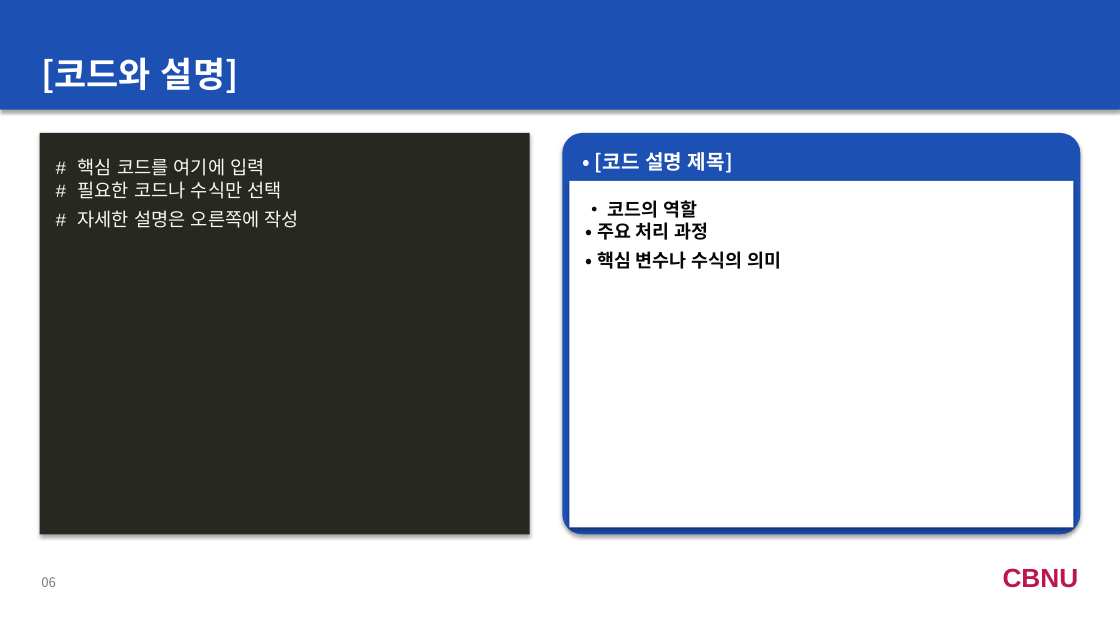
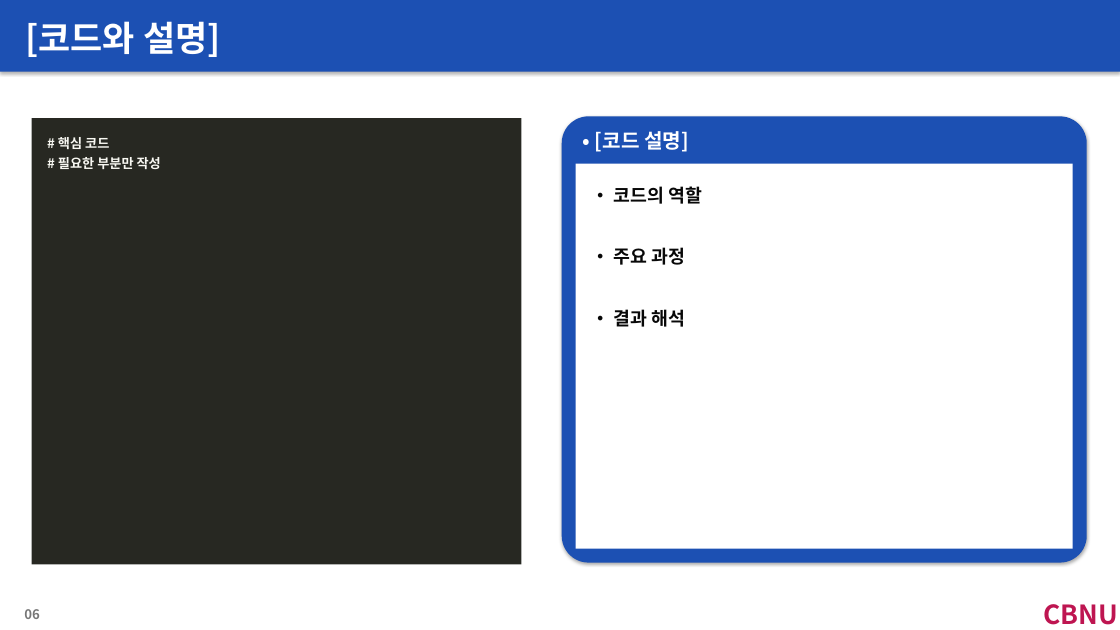
Before and after one commit to Minjea31/ppt_workspace, a slide deck: slide 6 of templet/base.pptx. Drawn at 1120x630 pixels with LibreOffice and Linux fonts; fonts in the diff are those of the drawing. Boxes give left, top, right and bottom in pixels: in the first picture for what was removed or moved away, otherwise in the second. Text is boxed around its words. In the diff, an @@ line names an element or a change of style, - is before the commit and + after.

```diff
--- a/templet/base.pptx
+++ b/templet/base.pptx
@@ rectangle: place and size @@
-rectangle at bbox=[0, 0, 1120, 110]
+rectangle at bbox=[0, 0, 1120, 71]
@@ rectangle at bbox=[0, 0, 1120, 71]: shadow changed @@
@@ text "[코드와 설명]": place and size @@
-text "[코드와 설명]" at bbox=[41, 57, 239, 93]
+text "[코드와 설명]" at bbox=[25, 21, 221, 57]
@@ rectangle at bbox=[32, 118, 522, 565]: shadow off @@
@@ rectangle: place and size @@
-rectangle at bbox=[39, 133, 529, 534]
+rectangle at bbox=[32, 118, 522, 565]
@@ rounded rectangle: place and size @@
-rounded rectangle at bbox=[562, 133, 1081, 534]
+rounded rectangle at bbox=[562, 117, 1087, 563]
@@ rounded rectangle at bbox=[562, 117, 1087, 563]: shadow changed; proportions changed @@
@@ text at bbox=[58, 137, 161, 169]: text changed; size 16 to 11.3 pt; font Courier New to Noto Sans CJK KR; bold on @@
-# 핵심 코드를 여기에 입력
-# 필요한 코드나 수식만 선택
-# 자세한 설명은 오른쪽에 작성
+# 핵심 코드
+# 필요한 부분만 작성
@@ text at bbox=[595, 131, 689, 152]: text changed; size 17.2 to 17.3 pt @@
-• [코드 설명 제목]
+• [코드 설명]
@@ rectangle: place and size @@
-rectangle at bbox=[570, 181, 1074, 527]
+rectangle at bbox=[576, 164, 1073, 549]
@@ rectangle at bbox=[576, 164, 1073, 549]: shadow off @@
@@ text at bbox=[614, 186, 703, 327]: text changed; size 15.8 to 15.7 pt @@
-• 코드의 역할
-• 주요 처리 과정
-• 핵심 변수나 수식의 의미
+• 코드의 역할
+• 주요 과정
+• 결과 해석
@@ text "CBNU": place and size @@
-text "CBNU" at bbox=[1003, 568, 1079, 588]
+text "CBNU" at bbox=[1044, 604, 1119, 625]
@@ text "CBNU" at bbox=[1044, 604, 1119, 625]: size 22.5 to 22.6 pt, font Arial to Noto Sans CJK KR; more space between paragraphs @@
@@ text "06": place and size @@
-text "06" at bbox=[41, 577, 56, 587]
+text "06" at bbox=[24, 609, 40, 619]
@@ text "06" at bbox=[24, 609, 40, 619]: size 11.2 to 11.3 pt, bold on @@
```
Also in this commit, not shown: 6 other slides changed, 3 slides added, 1 slide removed, 39 other files.
